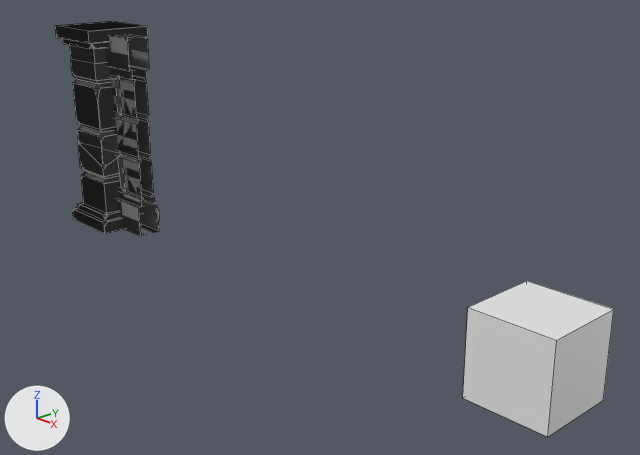
The Blender file ProceduralDungeon/Content/models/dungeon.blend: old version first, new version second.
Camera for both pictures: a 50 mm lens placed at (12.32, -7.03, 4.52), pointed at (4.44, 0.39, 0.86). Every picture has the same lights, and +X, +Y and +Z are marked at lower left. Mesh edges are drawn as thin lines. The same objects are shown in both versions, whatever each file hides.

The older version as bpy lines, for what is in view:
```python
me_cube = bpy.data.meshes.new('Cube')
me_cube.from_pydata(...)  # 120 vertices, 111 faces; spans x -0.5..0.5, y -0.5..0.5, z 0.0..3.1
# faces by material slot: [38, 73]
me_cube.materials.append(mat_light_gray)  # grey #767676
me_cube.materials.append(mat_dark_gray)  # dark grey #666666
me_cube_001 = bpy.data.meshes.new('Cube.001')
me_cube_001.from_pydata(...)  # a box spanning x -0.5..0.5, y -0.5..0.5, z 0.0..1.0
me_plane_001 = bpy.data.meshes.new('Plane.001')
me_plane_001.from_pydata(...)  # 186 vertices, 151 faces; spans x -0.5..1.0, y -0.5..0.5, z 0.0..3.1
# faces by material slot: [102, 49]
me_plane_001.materials.append(mat_dark_gray)  # dark grey #666666
me_plane_001.materials.append(mat_light_gray)  # grey #767676
ob_cube_001 = bpy.data.objects.new('Cube.001', me_cube_001)
ob_cube_001.location = (8.0, 0.0, 0.0)
ob_pillar_solo = bpy.data.objects.new('pillar_solo', me_cube)
ob_pillar_solo.location = (0.0, 0.0, 0.0)
ob_pillar_wall_01 = bpy.data.objects.new('pillar_wall_01', me_plane_001)
ob_pillar_wall_01.location = (0.0, 0.0, 0.0)
_m = ob_pillar_wall_01.modifiers.new('Mirror', 'MIRROR')
_m.use_axis = (False, True, False)
# also in view: 'wall_01' at (0.5, 0.0, 1.51)
```
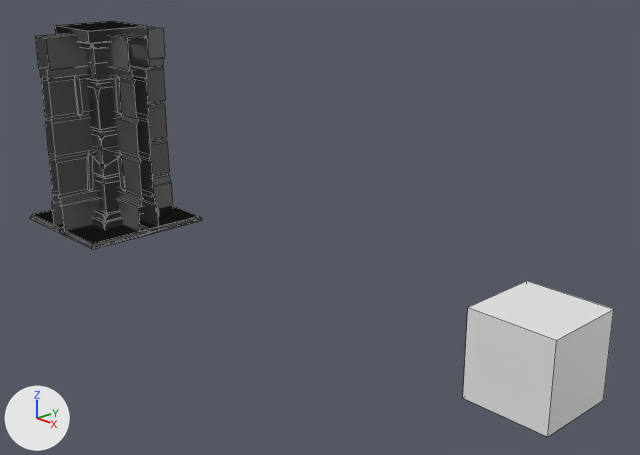
What differs and where, as boxes (x1, y1, x2, y2) in the pictures (640 x 455 px):
'pillar_wall_L_01', added
    after: (35, 26, 159, 233)
    faces in mat_dark_gray (dark grey #666666): (36, 26, 159, 229)
    faces in mat_light_gray (grey #767676): (35, 35, 159, 233)
'pillar_wall_01', reshaped
    before: (55, 21, 159, 234)
    after: (30, 21, 177, 249)
'pillar_wall_T_01', added
    after: (49, 26, 202, 249)
    faces in mat_dark_gray (dark grey #666666): (89, 26, 169, 178)
    faces in mat_floor_tile (grey #7d7d7d): (49, 205, 202, 249)
    faces in mat_light_gray (grey #767676): (147, 27, 173, 209)
'pillar_solo', reshaped
    before: (81, 22, 144, 203)
    after: (30, 48, 176, 247)
part 1 of me_cube, added
    after: (64, 230, 150, 247)
part 2 of me_cube, added
    after: (30, 217, 60, 231)
part 3 of me_plane_001, added
    after: (60, 226, 163, 248)
part 4 of me_plane_001, added
    after: (61, 223, 177, 249)
part 5 of me_plane_001, added
    after: (30, 210, 64, 233)
part 6 of me_plane_001, added
    after: (31, 215, 64, 229)
'wall_01', unchanged, covered by the edit
    before: (105, 35, 146, 236)

The change, as a list of edits to the scene's bpy script:
```text
Add mat_floor_tile:
    mat_floor_tile = principled_material('floor_tile')
    mat_floor_tile.base_color = (0.204, 0.204, 0.204)  # grey #7d7d7d
    mat_floor_tile.metallic = 0.264
    mat_floor_tile.roughness = 0.155
Change me_cube:
    used by ob_pillar_solo; location = (0.0, 0.0, 0.0)
    remove me_cube.from_pydata(...)  # 120 vertices, 111 faces; spans x -0.5..0.5, y -0.5..0.5, z 0.0..3.1
    add me_cube.from_pydata(...)  # 184 vertices, 167 faces; spans x -1.0..1.0, y -1.0..1.0, z 0.0..3.1
    me_cube part 1: a new loose piece of 16 vertices spanning x 0.0..1.0, y -1.0..0.0, z 0.0..0.08, in mat_floor_tile (grey #7d7d7d)
    me_cube part 2: a new loose piece of 16 vertices spanning x -1.0..0.0, y -1.0..0.0, z 0.0..0.08, in mat_floor_tile (grey #7d7d7d)
    add me_cube.materials.append(mat_floor_tile)  # grey #7d7d7d
Change me_plane_001:
    used by ob_pillar_wall_01; location = (0.0, 0.0, 0.0)
    remove me_plane_001.from_pydata(...)  # 186 vertices, 151 faces; spans x -0.5..1.0, y -0.5..0.5, z 0.0..3.1
    add me_plane_001.from_pydata(...)  # 250 vertices, 207 faces; spans x -1.0..1.0, y -1.0..1.0, z 0.0..3.1
    me_plane_001 part 3: a new loose piece of 16 vertices spanning x 0.0..1.0, y -1.0..0.0, z 0.0..0.08, in mat_floor_tile (grey #7d7d7d)
    me_plane_001 part 4: a new loose piece of 16 vertices spanning x 0.0..1.0, y 0.0..1.0, z 0.0..0.08, in mat_floor_tile (grey #7d7d7d)
    me_plane_001 part 5: a new loose piece of 16 vertices spanning x -1.0..0.0, y 0.0..1.0, z 0.0..0.08, in mat_floor_tile (grey #7d7d7d)
    me_plane_001 part 6: a new loose piece of 16 vertices spanning x -1.0..0.0, y -1.0..0.0, z 0.0..0.08, in mat_floor_tile (grey #7d7d7d)
    add me_plane_001.materials.append(mat_floor_tile)  # grey #7d7d7d
Add me_plane_006:
    me_plane_006.from_pydata(...)  # 700 vertices, 518 faces; spans x -1.0..1.0, y -1.0..1.0, z 0.0..3.1
    # faces by material slot: [320, 142, 56]
    me_plane_006.materials.append(mat_dark_gray)  # dark grey #666666
    me_plane_006.materials.append(mat_light_gray)  # grey #767676
    me_plane_006.materials.append(mat_floor_tile)  # grey #7d7d7d
Add me_plane_003:
    me_plane_003.from_pydata(...)  # 568 vertices, 438 faces; spans x -1.0..1.0, y -1.0..1.0, z 0.0..3.1
    # faces by material slot: [262, 120, 56]
    me_plane_003.materials.append(mat_dark_gray)  # dark grey #666666
    me_plane_003.materials.append(mat_light_gray)  # grey #767676
    me_plane_003.materials.append(mat_floor_tile)  # grey #7d7d7d
Add ob_pillar_wall_t_01:
    ob_pillar_wall_t_01 = bpy.data.objects.new('pillar_wall_T_01', me_plane_006)
    ob_pillar_wall_t_01.location = (0.0, 0.0, 0.0)
    ob_pillar_wall_t_01.rotation_euler = (0.0, 0.0, -1.571)  # degrees (0, 0, -90)
Add ob_pillar_wall_l_01:
    ob_pillar_wall_l_01 = bpy.data.objects.new('pillar_wall_L_01', me_plane_003)
    ob_pillar_wall_l_01.location = (0.0, 0.0, 0.0)
    ob_pillar_wall_l_01.rotation_euler = (0.0, 0.0, -1.571)  # degrees (0, 0, -90)
```
